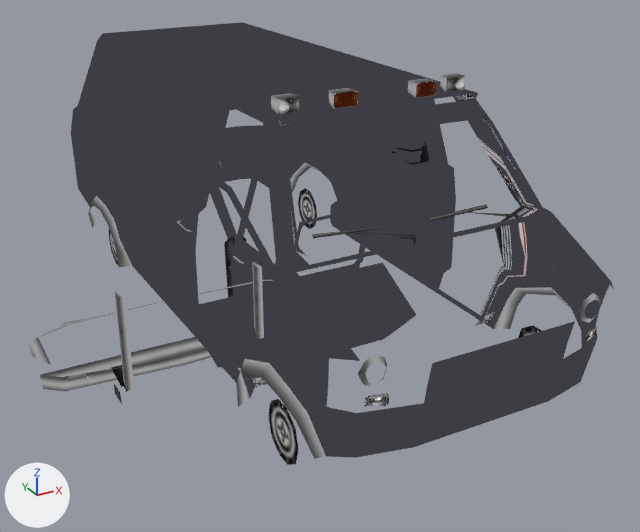
An edit to the glTF model site/public/burnout-legends-psp/models/car-HEVY_Car5.glb, drawn before and after from the same camera.
Both versions are drawn from a camera (50 mm lens) standing at (-2.95, -5.91, 3.05) and looking at (0.06, -0.43, 0.31). The lights are fixed; the arrows at lower left show +X, +Y and +Z. The older version comes first. Vertices at exactly the same position are counted once.

Script lines for the objects in view, before the commit:
```python
me_hevy_car5 = bpy.data.meshes.new('HEVY_Car5')
me_hevy_car5.from_pydata(...)  # 595 vertices, 679 faces; spans x -2.09..1.12, y -2.66..2.8, z -0.95..1.89
me_hevy_car5.materials.append(mat_material_0)
me_hevy_car5.materials.append(mat_material_1)
me_hevy_car5.materials.append(mat_material_2)
me_hevy_car5.materials.append(mat_material_3)
me_hevy_car5.materials.append(mat_material_4)
me_hevy_car5.materials.append(mat_material_5)
me_hevy_car5.materials.append(mat_material_6)
me_hevy_car5.materials.append(mat_material_7)
me_hevy_car5.materials.append(mat_material_8)
me_hevy_car5.materials.append(mat_material_9)
me_hevy_car5.materials.append(mat_material_10)
ob_hevy_car5 = bpy.data.objects.new('HEVY_Car5', me_hevy_car5)
ob_hevy_car5.location = (0.0, 0.0, 0.0)
```
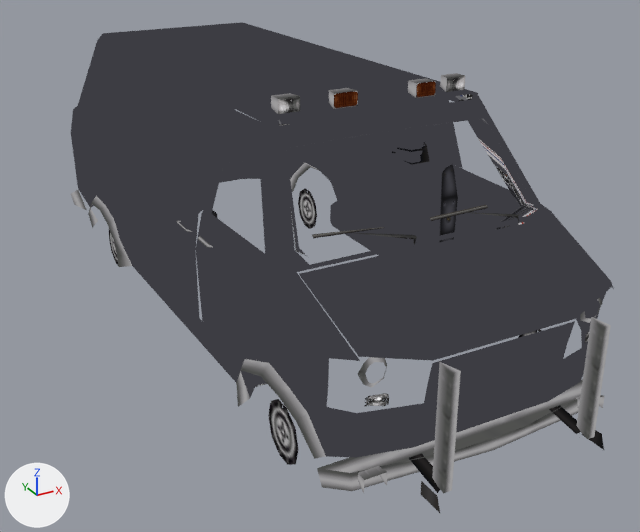
Diff of the bpy script that builds the scene:
```diff
--- a/site/public/burnout-legends-psp/models/car-HEVY_Car5.glb.py
+++ b/site/public/burnout-legends-psp/models/car-HEVY_Car5.glb.py
@@ me_hevy_car5 @@
 # used by ob_hevy_car5; location = (0.0, 0.0, 0.0)
 # verts and faces of me_hevy_car5; kept vertices keep their numbers, new ones are numbered from 595
-me_hevy_car5.from_pydata(...)  # 595 vertices, 679 faces; spans x -2.09..1.12, y -2.66..2.8, z -0.95..1.89
+me_hevy_car5.from_pydata(...)  # 598 vertices, 679 faces; spans x -1.12..1.12, y -2.92..2.8, z -0.2..1.89
+# me_hevy_car5 part 1: the loose piece of 11 vertices spanning x -2.03..0.02, y -0.26..0.0, z -0.37..-0.26 is moved by (1.01, -2.37, 0.35)
+# me_hevy_car5 part 2: the loose piece of 8 vertices spanning x -0.29..-0.15, y -0.26..-0.16, z -0.33..-0.24 is moved by (1.01, -2.37, 0.35)
+# me_hevy_car5 part 3: the loose piece of 4 vertices spanning x -0.42, y -0.55..-0.37, z -0.37..-0.27 is moved by (1.01, -2.37, 0.35)
+# me_hevy_car5 part 4: the loose piece of 6 vertices spanning x -0.51..-0.46, y -0.49..-0.37, z -0.29..0.44 is moved by (1.01, -2.37, 0.35)
+# me_hevy_car5 part 5: the loose piece of 6 vertices spanning x -0.53..-0.44, y -0.42..-0.18, z -0.35..-0.26 is moved by (1.01, -2.37, 0.35)
+# me_hevy_car5 part 6: the loose piece of 6 vertices spanning x -1.56..-1.46, y -0.42..-0.18, z -0.35..-0.26 is moved by (1.01, -2.37, 0.35)
+# me_hevy_car5 part 7: the loose piece of 4 vertices spanning x -1.59, y -0.55..-0.37, z -0.37..-0.27 is moved by (1.01, -2.37, 0.35)
+# me_hevy_car5 part 8: the loose piece of 8 vertices spanning x -1.89..-1.74, y -0.26..-0.16, z -0.33..-0.24 is moved by (1.01, -2.37, 0.35)
+# me_hevy_car5 part 9: the loose piece of 13 vertices spanning x -2.09..0.11, y -0.11..0.15, z -0.16..0.05 is moved by (0.99, 2.6, 0.17)
+# me_hevy_car5 part 10: the loose piece of 10 vertices spanning x -0.92..0.92, y -0.7..0.0, z -0.31..0.0 is moved by (0.0, -1.96, 1.06)
+# me_hevy_car5 part 11: the loose piece of 23 vertices spanning x -0.02..0.77, y -0.11..0.18, z -0.81..0.59 is moved by (-0.77, 2.53, 1.05)
+# me_hevy_car5 part 12: a new loose piece of 33 vertices spanning x 0.74..1.07, y -1.88..-0.78, z 0.07..1.72, in mat_material_1
+# me_hevy_car5 part 13: a new loose piece of 33 vertices spanning x -1.07..-0.74, y -1.87..-0.79, z 0.07..1.72, in mat_material_2
+# me_hevy_car5 part 14: the loose piece of 63 vertices spanning x -0.27..0.27, y -0.04..1.06, z -0.95..0.7 is deleted
+# me_hevy_car5 part 15
+# 5 vertices are removed from x -1.54..-1.48, y -0.49..-0.37, z -0.29..0.44
+# 7 faces are deleted
+# 1 vertex moves from x -1.52, y -0.37, z 0.44 to x -1.08, y -0.88, z 0.92
+# 5 vertices are added at (-1.05, -1.06, 0.92), (-1.07, -1.04, 0.94), (-1.08, -1.04, 0.92), (-1.07, -0.88, 0.94), (-1.05, -0.84, 0.92)
+# 4 new faces join them, mat_material_2
+# me_hevy_car5 part 16
+verts[595] = (-0.51, -2.73, 0.05)  # pixel (432, 479)
+verts[596] = (-0.53, -2.86, 0.05)  # pixel (443, 493)
+verts[597] = (-0.47, -2.86, 0.05)  # pixel (451, 490)
+for new, old in zip([598, 599, 600], [595, 596, 597]): verts[new] = verts[old] + (0.0, 0.0, 0.74)
+faces += [(598, 599, 600), (595, 599, 598), (595, 596, 599), (596, 597, 599), (597, 600, 599), (595, 600, 597)]  # mat_material_3
+faces += [(595, 598, 600)]  # mat_material_3
+# other edits to the shape of me_hevy_car5 do not show in these pictures
 me_hevy_car5.materials.append(mat_material_0)
```

What differs and where, as boxes [x1, y1, x2, y2] in the pictures (640 x 532 px; the box of a moved part takes in the faces that stretch with it):
'HEVY_Car5', reshaped (7% narrower, 11% taller): before [28, 22, 614, 465]; after [71, 22, 614, 513]
part 1 of me_hevy_car5, moved or reshaped: before [40, 337, 211, 391]; after [317, 379, 583, 491]
part 2 of me_hevy_car5, moved or reshaped (not visible before): after [576, 395, 604, 409]
part 3 of me_hevy_car5, moved or reshaped (not visible before): after [582, 430, 604, 450]
part 4 of me_hevy_car5, moved or reshaped: before [252, 261, 264, 339]; after [576, 317, 611, 439]
part 5 of me_hevy_car5, moved or reshaped (not visible before): after [549, 405, 581, 434]
part 6 of me_hevy_car5, moved or reshaped: before [111, 365, 127, 392]; after [409, 453, 440, 493]
part 7 of me_hevy_car5, moved or reshaped: before [114, 384, 122, 404]; after [421, 481, 440, 513]
part 8 of me_hevy_car5, moved or reshaped: before [68, 373, 90, 391]; after [358, 466, 387, 493]
part 9 of me_hevy_car5, moved or reshaped: before [28, 280, 273, 364]; after [71, 189, 86, 210]
part 10 of me_hevy_car5, moved or reshaped: before [199, 263, 416, 368]; after [299, 217, 612, 361]
part 11 of me_hevy_car5, moved or reshaped (not visible afterwards): before [294, 204, 374, 280]
part 12 of me_hevy_car5, added: after [431, 94, 552, 242]
part 13 of me_hevy_car5, added: after [196, 107, 277, 387]
part 14 of me_hevy_car5, deleted: before [210, 165, 275, 297]
part 15 of me_hevy_car5, cut back: before [114, 290, 134, 391]; after [198, 236, 212, 247]
part 16 of me_hevy_car5, added: after [432, 362, 461, 493]
